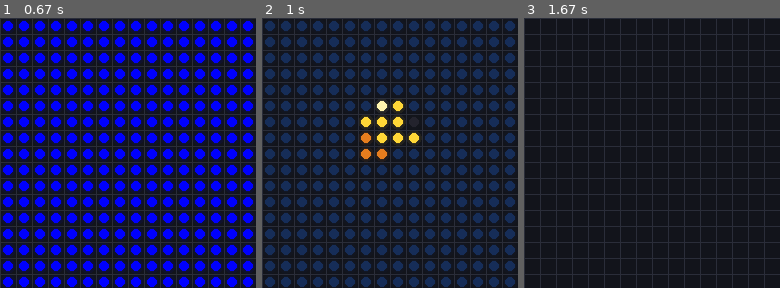
Above: before the commit, frames 1-3 (left to right).
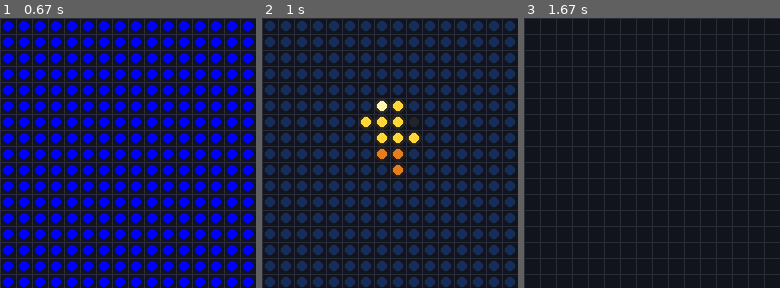
Above: after the commit, the same moments.

Repository: matejbudzel/dotplay
Game: pygame game, started from src/dotplay/main.py
Same seed, same stepped clock (60 frames per second), same inputs: the game is played once before the commit and once after it.
Inputs:
- Up to frame 1 (0.67 s): hold Right from 0.33 s (still down)
- Up to frame 2 (1 s): release Right at 0.8 s; tap 7 at 0.83 s
- Up to frame 3 (1.67 s): tap 3 at 1.23 s; tap A at 1.63 s
The pictures show only the part of the screen within x 0-50%, y 26-76%; the shares and areas given below are measured in that part.

Frame 1 is identical in both runs. In frame 2, 0.6% of the frame differs, in the area x 38-56%, y 42-59%; in frame 3, nothing differs.

Commit message:
Improve flappy physics and obstacle gaps

Diff:
--- a/src/dotplay/app.py
+++ b/src/dotplay/app.py
@@ -89,7 +89,11 @@
                     self.scene.reset()
                 else:
                     self.scene.handle_event(event)
-            self.scene.update()
+            update_with_delta = getattr(self.scene, "update_with_delta", None)
+            if callable(update_with_delta):
+                update_with_delta(frame_time)
+            else:
+                self.scene.update()
             self.scene.render(fb)
             self.output_backend.set_status(self._scene_status())
             self.output_backend.set_help(self._help_lines() if self.help_visible else None)
--- a/src/dotplay/scenes/flappy.py
+++ b/src/dotplay/scenes/flappy.py
@@ -19,8 +19,19 @@
 CELL_SIZE = WORLD_SIZE // 8
 BIRD_X = CELL_SIZE * 3 // 2
 BIRD_SIZE = CELL_SIZE
+BIRD_COLLISION_HEIGHT = CELL_SIZE * 3 // 4
 PIPE_WIDTH = CELL_SIZE
-GAP_HEIGHT = CELL_SIZE * 3
+GAP_HEIGHTS = (CELL_SIZE * 3, CELL_SIZE * 4)
+MAX_GAP_CENTER_SHIFT = CELL_SIZE * 2
+
+SIMULATION_HZ = 60
+SIMULATION_STEP = 1 / SIMULATION_HZ
+DEFAULT_FRAME_TIME = 1 / 15
+GRAVITY = 350.0
+FLAP_VELOCITY = -185.0
+MAX_FALL_SPEED = 180.0
+PIPE_SPEED = 76.8
+OBSTACLE_INTERVAL = 1.6
 
 GLYPHS: dict[str, tuple[str, ...]] = {
     "0": ("111", "101", "101", "101", "111"),
@@ -40,6 +51,7 @@
 class Obstacle:
     x: float
     gap_top: int
+    gap_height: int = CELL_SIZE * 3
     passed: bool = False
 
 
@@ -53,14 +65,17 @@
     tick: int = 0
     game_over: bool = False
     obstacles: list[Obstacle] = field(default_factory=list)
-    next_obstacle_tick: int = 24
+    elapsed: float = 0.0
+    next_obstacle_at: float = OBSTACLE_INTERVAL
+    _accumulator: float = field(default=0.0, repr=False)
+    _last_gap_center: float | None = field(default=None, repr=False)
     _random: Random = field(default_factory=lambda: Random(0), repr=False)
 
     title: str = "Flappy"
 
     def __post_init__(self) -> None:
         if not self.obstacles:
-            self.obstacles.append(Obstacle(CELL_SIZE * 8.5, self._next_gap_top()))
+            self.obstacles.append(self._new_obstacle())
 
     @property
     def description(self) -> str:
@@ -80,41 +95,59 @@
         self.tick = 0
         self.game_over = False
         self._random = Random(0)
-        self.obstacles = [Obstacle(CELL_SIZE * 8.5, self._next_gap_top())]
-        self.next_obstacle_tick = 24
+        self._last_gap_center = None
+        self.obstacles = [self._new_obstacle()]
+        self.elapsed = 0.0
+        self.next_obstacle_at = OBSTACLE_INTERVAL
+        self._accumulator = 0.0
 
     def handle_event(self, event: InputEvent) -> None:
         if event.action == Action.HARD_DROP:
             if self.game_over:
                 self.reset()
             else:
-                self.velocity = -0.48 * CELL_SIZE
+                self.velocity = FLAP_VELOCITY
 
     def update(self) -> None:
+        """Advance one default frame when the scene is used outside the app loop."""
+        self.update_with_delta(DEFAULT_FRAME_TIME)
+
+    def update_with_delta(self, elapsed: float) -> None:
+        """Advance deterministic 60 Hz physics independently of renderer frame rate."""
+        self._accumulator += min(max(elapsed, 0.0), 0.25)
+        while self._accumulator >= SIMULATION_STEP:
+            self._accumulator -= SIMULATION_STEP
+            self._simulate_step()
+
+    def _simulate_step(self) -> None:
         self.tick += 1
         if self.game_over:
             return
 
-        self.velocity = min(self.velocity + 0.055 * CELL_SIZE, 0.42 * CELL_SIZE)
-        self.bird_y += self.velocity
+        self.elapsed += SIMULATION_STEP
+        self.velocity = min(self.velocity + GRAVITY * SIMULATION_STEP, MAX_FALL_SPEED)
+        self.bird_y += self.velocity * SIMULATION_STEP
         if self.bird_y < 0 or self.bird_y + BIRD_SIZE > WORLD_SIZE:
             self.game_over = True
             return
 
         for obstacle in self.obstacles:
-            obstacle.x -= 0.16 * CELL_SIZE
+            obstacle.x -= PIPE_SPEED * SIMULATION_STEP
             if not obstacle.passed and obstacle.x + PIPE_WIDTH < BIRD_X:
                 obstacle.passed = True
                 self.score += 1
             if obstacle.x < BIRD_X + BIRD_SIZE and obstacle.x + PIPE_WIDTH > BIRD_X:
-                gap_bottom = obstacle.gap_top + GAP_HEIGHT
-                if self.bird_y < obstacle.gap_top or self.bird_y + BIRD_SIZE > gap_bottom:
+                gap_bottom = obstacle.gap_top + obstacle.gap_height
+                if (
+                    self.bird_y < obstacle.gap_top
+                    or self.bird_y + BIRD_COLLISION_HEIGHT > gap_bottom
+                ):
                     self.game_over = True
 
         self.obstacles = [obstacle for obstacle in self.obstacles if obstacle.x > -1]
-        if self.tick >= self.next_obstacle_tick:
-            self.obstacles.append(Obstacle(CELL_SIZE * 8.5, self._next_gap_top()))
-            self.next_obstacle_tick += 24
+        if self.elapsed >= self.next_obstacle_at:
+            self.obstacles.append(self._new_obstacle())
+            self.next_obstacle_at += OBSTACLE_INTERVAL
 
     def render(self, fb: FrameBuffer) -> None:
         self._paint_sky(fb)
@@ -127,15 +160,24 @@
         if fb.width >= 32:
             self._draw_score(fb, self.score, fb.width - 1, 1, 1, right_aligned=True)
 
-    def _next_gap_top(self) -> int:
-        return self._random.randrange(1, 5) * CELL_SIZE
+    def _new_obstacle(self) -> Obstacle:
+        gap_height = self._random.choice(GAP_HEIGHTS)
+        candidates = tuple(
+            gap_top
+            for gap_top in range(CELL_SIZE, WORLD_SIZE - gap_height, CELL_SIZE)
+            if self._last_gap_center is None
+            or abs(gap_top + gap_height / 2 - self._last_gap_center) <= MAX_GAP_CENTER_SHIFT
+        )
+        gap_top = self._random.choice(candidates)
+        self._last_gap_center = gap_top + gap_height / 2
+        return Obstacle(CELL_SIZE * 8.5, gap_top, gap_height)
 
     def _render_obstacle(self, fb: FrameBuffer, obstacle: Obstacle) -> None:
         scale = fb.width / WORLD_SIZE
         left = round(obstacle.x * scale)
         right = max(left + 1, round((obstacle.x + PIPE_WIDTH) * scale))
         gap_top = obstacle.gap_top * scale
-        gap_bottom = (obstacle.gap_top + GAP_HEIGHT) * scale
+        gap_bottom = (obstacle.gap_top + obstacle.gap_height) * scale
         self._draw_pipe(fb, left, right, 0, round(gap_top), cap_at_end=True)
         self._draw_pipe(fb, left, right, round(gap_bottom), fb.height, cap_at_end=False)
 
--- a/tests/test_flappy_scene.py
+++ b/tests/test_flappy_scene.py
@@ -1,5 +1,13 @@
 from dotplay.core.framebuffer import FrameBuffer
-from dotplay.scenes.flappy import CELL_SIZE, FlappyScene, Obstacle
+from dotplay.scenes.flappy import (
+    BIRD_COLLISION_HEIGHT,
+    CELL_SIZE,
+    GAP_HEIGHTS,
+    MAX_GAP_CENTER_SHIFT,
+    WORLD_SIZE,
+    FlappyScene,
+    Obstacle,
+)
 from dotplay.types import Action, InputEvent
 
 
@@ -21,6 +29,42 @@
 
     assert CELL_SIZE * 3 < scene.bird_y < CELL_SIZE * 4
     assert scene.bird_y % CELL_SIZE != 0
+
+
+def test_flappy_fixed_step_simulation_is_independent_of_renderer_frame_rate() -> None:
+    slow_frames = FlappyScene(obstacles=[Obstacle(CELL_SIZE * 20, CELL_SIZE * 2)])
+    fast_frames = FlappyScene(obstacles=[Obstacle(CELL_SIZE * 20, CELL_SIZE * 2)])
+
+    for _ in range(15):
+        slow_frames.update_with_delta(1 / 15)
+    for _ in range(30):
+        fast_frames.update_with_delta(1 / 30)
+
+    assert slow_frames.bird_y == fast_frames.bird_y
+    assert slow_frames.obstacles[0].x == fast_frames.obstacles[0].x
+
+
+def test_flappy_uses_reachable_three_and_four_cell_gaps() -> None:
+    scene = FlappyScene()
+    openings = [scene.obstacles[0], *(scene._new_obstacle() for _ in range(40))]
+
+    assert {obstacle.gap_height for obstacle in openings} == set(GAP_HEIGHTS)
+    assert all(
+        obstacle.gap_top >= CELL_SIZE
+        and obstacle.gap_top + obstacle.gap_height <= WORLD_SIZE - CELL_SIZE
+        and obstacle.gap_height > BIRD_COLLISION_HEIGHT
+        for obstacle in openings
+    )
+    assert all(
+        abs(
+            openings[index].gap_top
+            + openings[index].gap_height / 2
+            - openings[index - 1].gap_top
+            - openings[index - 1].gap_height / 2
+        )
+        <= MAX_GAP_CENTER_SHIFT
+        for index in range(1, len(openings))
+    )
 
 
 def test_flappy_scores_after_passing_an_obstacle() -> None:
